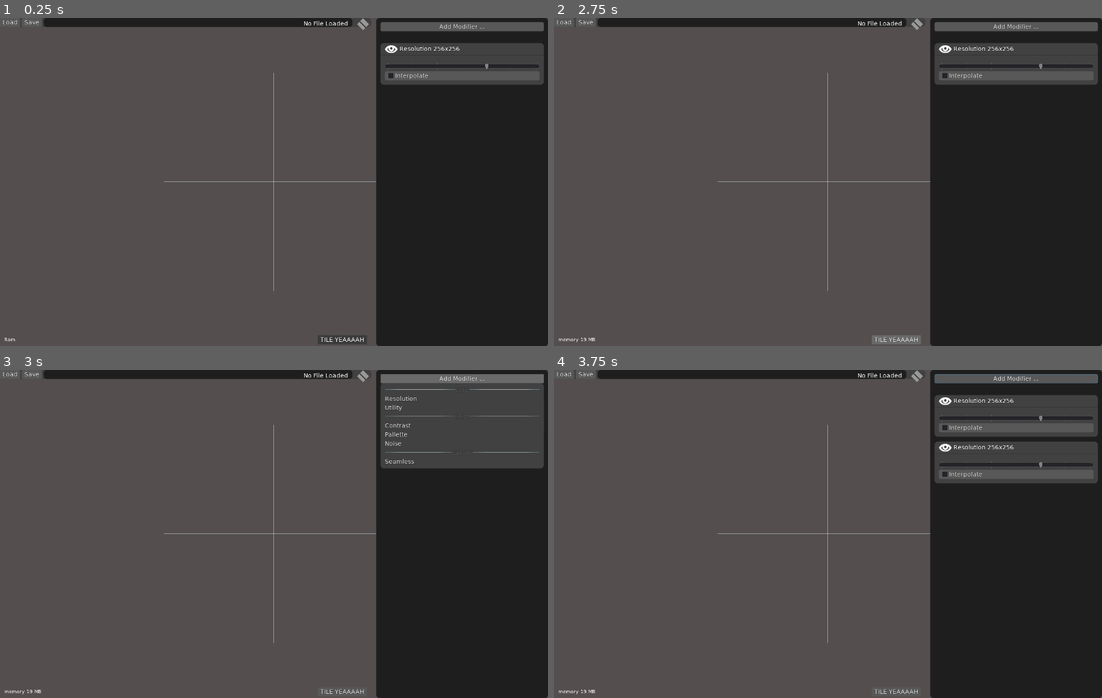
Above: before the commit, frames 1-4 (two rows, left to right).
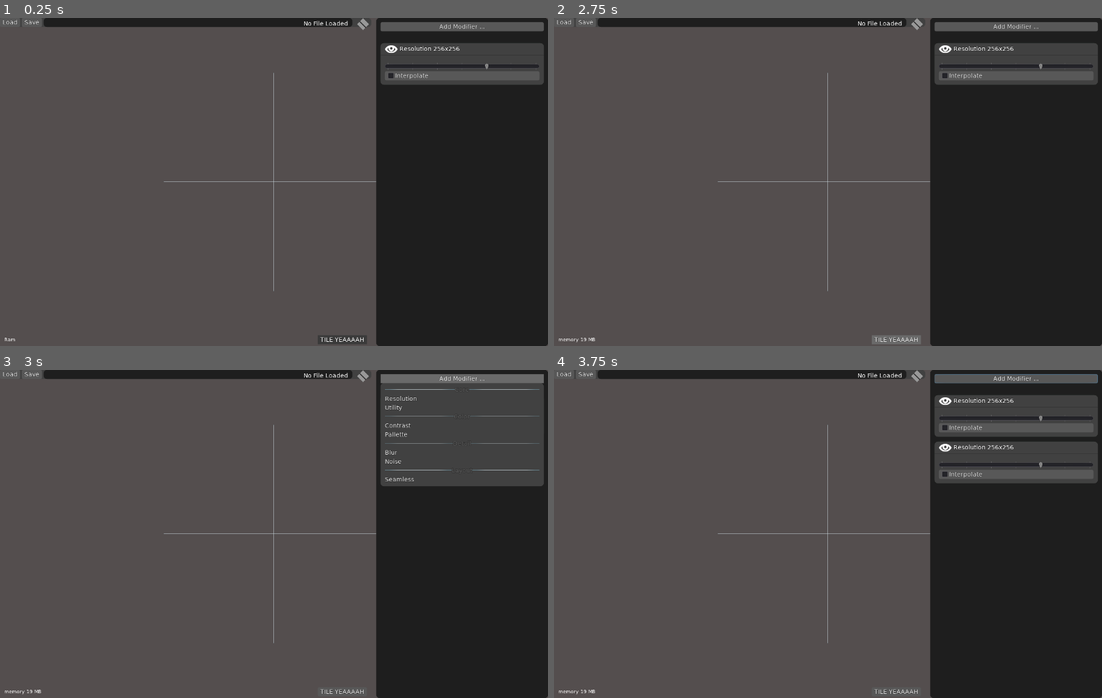
Above: after the commit, the same moments.

Repository: jackaperkins/texrex
Game: Godot game, scene res://main.tscn
Same seed, same stepped clock (60 frames per second), same inputs: the game is played once before the commit and once after it.
Inputs (mouse positions are in pixels of both pictures, inside the frame that each line leads up to):
- Up to frame 1 (0.25 s): no input
- Up to frame 2 (2.75 s): click (943, 50) at 0.5 s; click (943, 50) at 1.25 s; click "TILE YEAAAAH" at 2 s
- Up to frame 3 (3 s): click "Add Modifier ..." at 2.75 s
- Up to frame 4 (3.75 s): click (1014, 402) at 3.5 s

Frames 1-2 are identical in both runs. In frame 3, 1.8% of the frame differs, in the area x 69-100%, y 21-36%; in frame 4, nothing differs.

Commit message:
add blur modifier

Diff:
--- /dev/null
+++ b/texrex/modifiers/blur/blur.shader
@@ -0,0 +1,25 @@
+shader_type canvas_item;
+
+uniform sampler2D tex : hint_black;
+uniform float amount;
+
+void fragment() {
+
+	float xScale = 1.0 / float(textureSize(tex, 0).x) ;
+	float yScale = 1.0 / float(textureSize(tex, 0).y) ;
+
+	vec4 baseColor = texture(tex,UV);
+
+	vec4 leftColor = texture(tex, UV + vec2(-xScale,0));
+	vec4 rightColor = texture(tex, UV + vec2(xScale,0));
+	vec4 upColor = texture(tex, UV + vec2(0, -yScale));
+	vec4 downColor = texture(tex, UV + vec2(0, yScale));
+
+	vec4 averageColor = leftColor + rightColor + upColor + downColor;
+	averageColor /= 4.0;
+
+	float mixFactor = clamp(1.0 - distance(averageColor, baseColor), 0, 1);
+	mixFactor = pow(mixFactor, 3);
+	COLOR = mix(baseColor, averageColor, mixFactor);
+
+}
--- /dev/null
+++ b/texrex/modifiers/blur/m_render_blur.tres
@@ -0,0 +1,7 @@
+[gd_resource type="ShaderMaterial" load_steps=2 format=2]
+
+[ext_resource path="res://modifiers/blur/blur.shader" type="Shader" id=1]
+
+[resource]
+shader = ExtResource( 1 )
+shader_param/amount = null
--- /dev/null
+++ b/texrex/modifiers/blur/modifier_blur.gd
@@ -0,0 +1,20 @@
+extends Modifier
+
+onready var mat = load('res://modifiers/blur/m_render_blur.tres')
+
+# Called when the node enters the scene tree for the first time.
+func _ready():
+	mat = mat.duplicate()
+	update_ui()
+
+func update_ui():
+	set_label("Blur")
+
+func process_image(incoming:Image):
+	# required to feed our image into a shadermaterial and get it back!
+	var image_texture:ImageTexture = ImageTexture.new()
+	image_texture.create_from_image(incoming)
+	mat.set_shader_param('tex', image_texture)
+
+	yield(process_shader(mat, incoming.get_size(), image), 'completed')
+	needs_processing = false
--- /dev/null
+++ b/texrex/modifiers/blur/modifier_blur.tscn
@@ -0,0 +1,19 @@
+[gd_scene load_steps=3 format=2]
+
+[ext_resource path="res://modifiers/blur/modifier_blur.gd" type="Script" id=1]
+[ext_resource path="res://modifiers/modifier_base.tscn" type="PackedScene" id=2]
+
+[node name="Control" type="PanelContainer"]
+anchor_right = 1.0
+anchor_bottom = 1.0
+__meta__ = {
+"_edit_use_anchors_": false
+}
+
+[node name="Modifier" parent="." instance=ExtResource( 2 )]
+anchor_right = 0.0
+margin_left = 7.0
+margin_top = 7.0
+margin_right = 1273.0
+margin_bottom = 761.0
+script = ExtResource( 1 )
--- a/texrex/ui/AddModifiersPopup.gd
+++ b/texrex/ui/AddModifiersPopup.gd
@@ -11,8 +11,11 @@
 		{'-': 'Color'},
 		{'Contrast': load('res://modifiers/contrast/modifier_contrast.tscn')},
 		{'Pallette': load('res://modifiers/pallette/modifier_pallette.tscn')},
+		{'-': 'Detail'},
+		{'Blur': load('res://modifiers/blur/modifier_blur.tscn')},
 		{'Noise': load('res://modifiers/noise/modifier_noise.tscn')},
 		{'-': 'Layout'},
+
 		{'Seamless': load('res://modifiers/seamless/modifier_seamless.tscn')}
 	]
 
Not shown: 4 places in texrex/theme/main_theme.tres that only renumber resources
